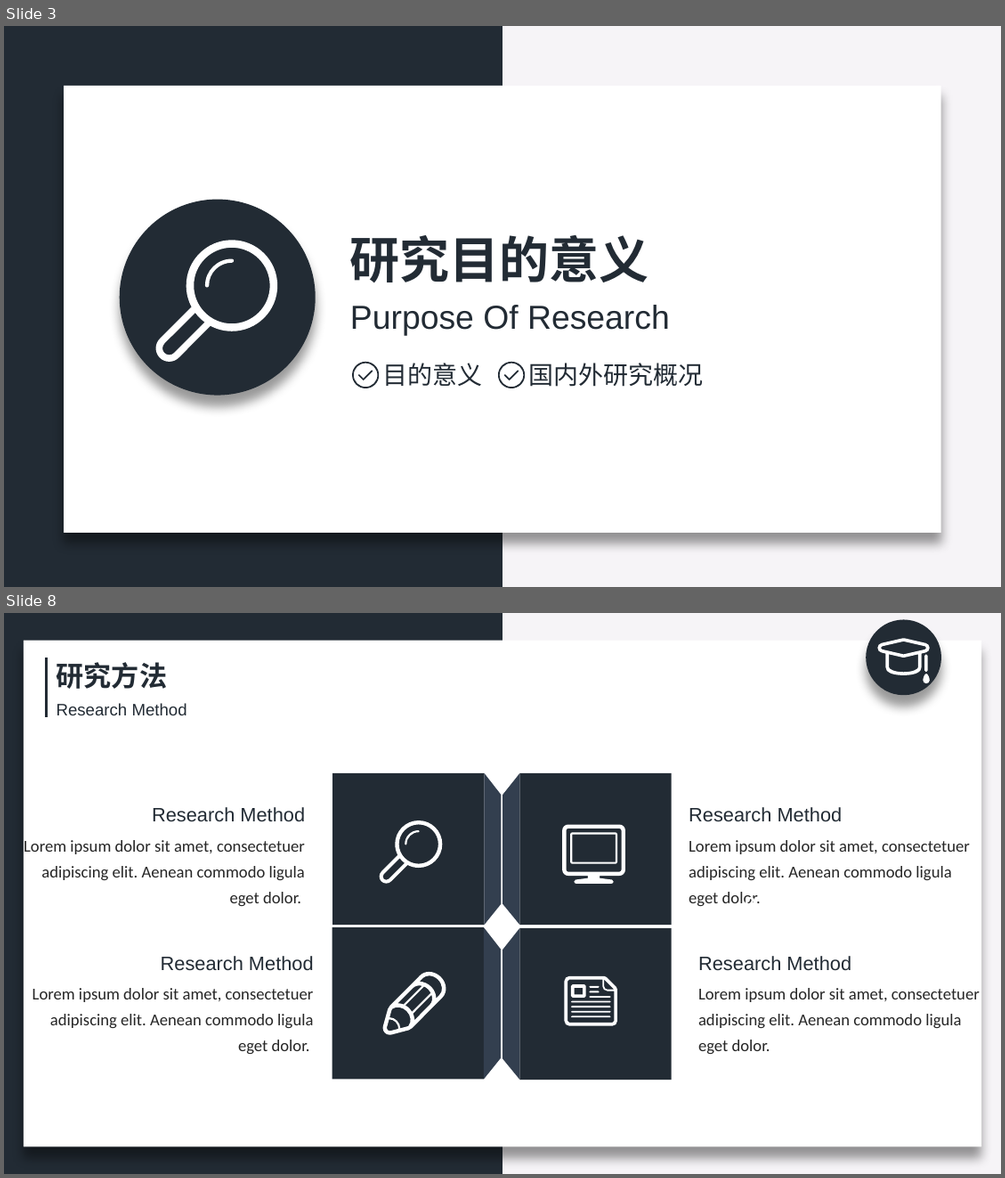
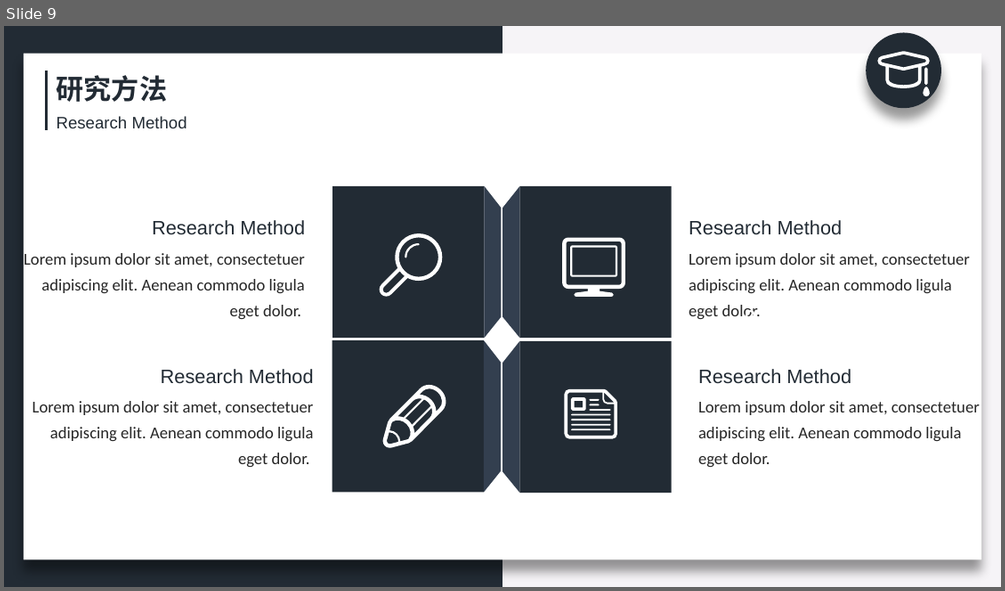
Before and after one commit to zeemeil/zeemeil.github.io, a slide deck: files/doctoral_dissertation_proposal.pptx. Shown one above the other, each under a label of ours: slides 3 and 8 before the commit, slide 9 after it; the slides between them are not shown. The pictures are 1005x1178 and 1005x591 pixels, drawn with LibreOffice and Linux fonts; fonts in the diff are those of the drawing. Boxes give left, top, right and bottom in pixels: in the first picture for what was removed or moved away, otherwise in the second. Text is boxed around its words. In the diff, an @@ line names an element or a change of style, - is before the commit and + after.

```diff
--- a/files/doctoral_dissertation_proposal.pptx
+++ b/files/doctoral_dissertation_proposal.pptx
@@ slide 3 removed at <box>4,26,1001,587</box>, background #F6F4F7; not listed: 1 template element that a slide beside it also shows @@
@@ rectangle removed at <box>64,86,941,532</box> @@
@@ ellipse removed at <box>120,200,315,394</box> @@
@@ text removed at <box>350,235,649,282</box> @@
-研究目的意义
@@ freeform shape removed at <box>155,240,277,362</box> @@
@@ freeform shape removed at <box>205,259,235,289</box> @@
@@ text removed at <box>350,305,670,336</box> @@
-Purpose Of Research
@@ freeform shape removed at <box>352,362,379,389</box> @@
@@ freeform shape removed at <box>358,370,372,380</box> @@
@@ text removed at <box>383,362,483,386</box> @@
-目的意义
@@ freeform shape removed at <box>499,362,526,389</box> @@
@@ freeform shape removed at <box>504,370,519,380</box> @@
@@ text removed at <box>528,362,703,386</box> @@
-国内外研究概况
@@ what was slide 8 is now slide 9 @@
```
Also in this commit, not shown: 8 slides changed, 4 slides added, 6 other slides removed, 14 other files.
